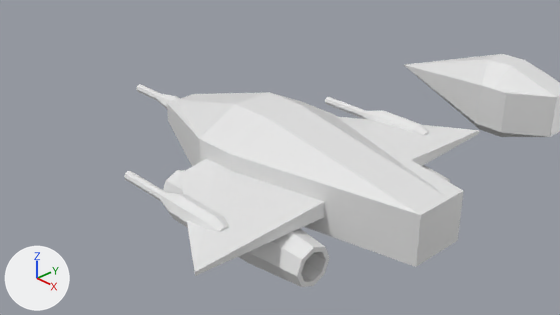
The Blender file blender/ships.blend, before and after one commit.
One viewpoint serves both versions: the file's camera 'Camera'. The axes (+X, +Y, +Z) are drawn at lower left. The lights are the same throughout.

Names of what the first picture shows: 'Scout', 'body_001', 'engine_001', 'weapons_001', 'wing_001'.
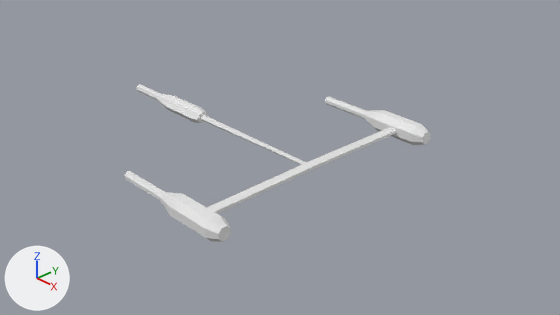
Pixel boxes (x1, y1, x2, y2) of what changed, in the pictures (560 x 315 px):
'body_001', hidden: before (167, 92, 464, 267)
'wing_001', hidden: before (180, 116, 480, 276)
'Scout', hidden: before (404, 54, 560, 137)
'weapons_001', reshaped, turned: before (124, 84, 430, 232); after (124, 84, 431, 242)
'engine_001', deleted: before (163, 165, 450, 287)
part 2 of me_cylinder_001, built on: before (124, 111, 430, 232); after (124, 98, 431, 242)

What the commit changed:
me_cube_001 has 8 vertices, 6 faces and spans x -0.44..1.56, y 0.38..2.75, z -0.13..0.13.
me_cube_001 is used by ob_wing_001; location (0.0, 0.0, 0.0).
Part 1, on me_cube_001:
Vertex 0 of me_cube_001 moves from (-0.44, 0.75, -0.13) to (-0.44, 0.0, -0.13).
Vertex 1 of me_cube_001 moves from (-0.44, 0.75, 0.13) to (-0.44, 0.0, 0.13).
Vertex 4 of me_cube_001 moves from (1.56, 0.38, -0.13) to (1.56, 0.0, -0.13).
Vertex 5 of me_cube_001 moves from (1.56, 0.38, 0.13) to (1.56, 0.0, 0.13).
me_cylinder_001 is used by ob_weapons_001; location (0.0, 0.0, 0.0); rotation (0.0, 1.571, 0.0), in degrees (0, 90, 0).
me_cylinder_001 had 91 vertices, 75 faces and spanned x -0.17..0.17, y -2.15..0.0, z -3.56..1.14.
me_cylinder_001 now has 125 vertices, 110 faces and spans x -3.56..1.14, y -2.13..0.0, z -0.16..0.16.
me_cylinder_001 part 2: 56 vertices removed from x -0.17..0.17, y -2.15..-1.8, z -0.92..1.14; 125 vertices added at x -3.56..1.14, y -2.13..0.0, z -0.16..0.16.
Object 'body_001' (ob_body_001) is now hidden.
Object 'wing_001' (ob_wing_001) is now hidden.
Object 'engine_001' (ob_engine_001) is deleted.
Object 'weapons_001' (ob_weapons_001) turns from (0, 90, 0) to (0, 0, 0) degrees about x, y and z.
Object 'Scout' (ob_scout) is now hidden.
